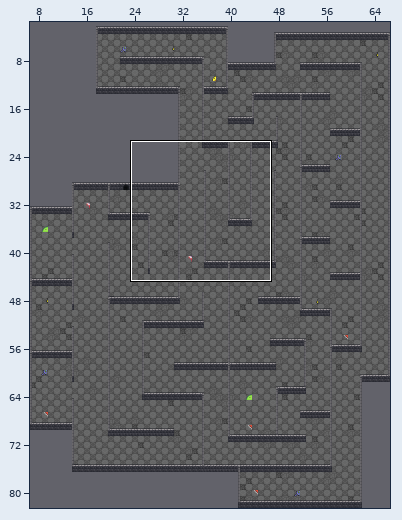
Tiled map -- assests/level5.tmx. The picture above shows the old version from afar; the outline marks the close-up.
Close-up. First the earlier version:
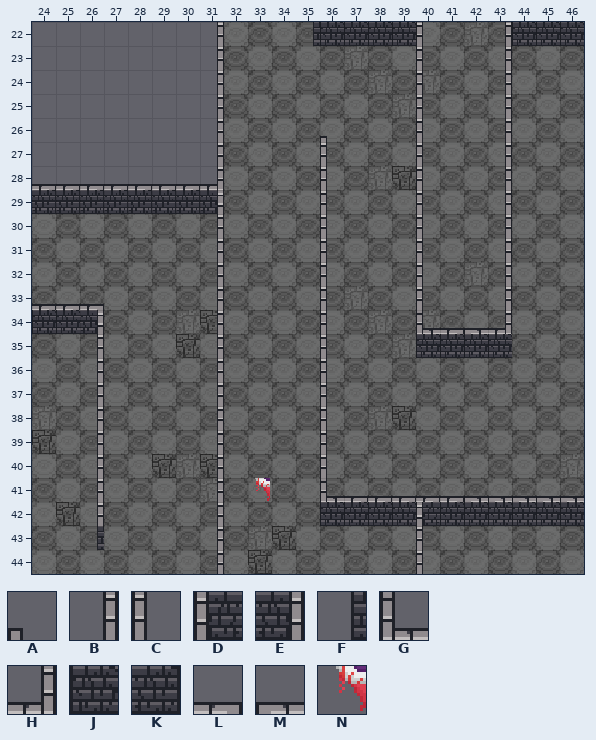
Cells are 16x16 px. Shown: x 24..46, y 22..44.
Key: from "dungeon_tiles": A 3, B 34, C 35, D 36, E 37, F 66, G 68, H 69, J 100, K 101, L 102, M 103, N 512.
_ is an empty cell.
Objects are placed by their top-left corner, in cells (3,4 is the top-left corner of cell 3,4); size is 1x1 cell unless given.
Layers that did not change in this view are not listed.
Layer "Wall" before, first column x 24:
22 _______B____JJJJC__BJJJ
23 _______B________C__B___
24 _______B________C__B___
25 _______B________C__B___
26 _______B________C__B___
27 _______B____C___C__B___
28 LLLLLLLH____C___C__B___
29 KKKKKKKE____C___C__B___
30 _______B____C___C__B___
31 _______B____C___C__B___
32 _______B____C___C__B___
33 _______B____C___C__B___
34 JJE____B____C___G__H___
35 __B____B____C___JJJJ___
36 __B____B____C__________
37 __B____B____C__________
38 __B____B____C__________
39 __B____B____C__________
40 __B____B____C__________
41 __B____B____G__________
42 __B____B____JJJJDJJJJJJ
43 __F____B________C______
44 _______B________C______
Layer "Fake Wall" before, first column x 24:
22 ___________F___________
23 _______________________
24 _______________________
25 _______________________
26 ____________A__________
27 _______________________
28 _______________________
29 _______________________
30 _______________________
31 _______________________
32 _______________________
33 LLL____________________
34 _________________LM____
35 _______________________
36 _______________________
37 _______________________
38 _______________________
39 _______________________
40 _______________________
41 _____________LLLLLMMMMM
42 _______________________
43 _______________________
44 _______________________
Objects on layer "Eyes" before:
N "Eye1" at 32.9,41
After:
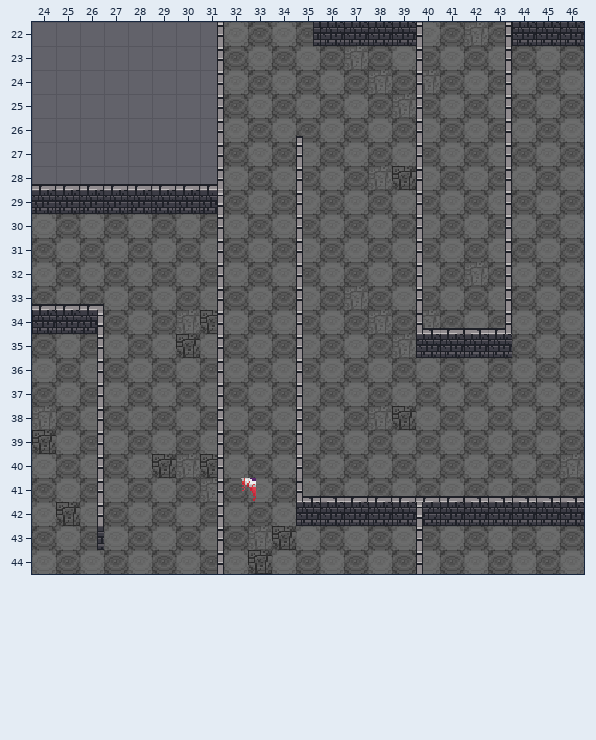
Diff:
Layer "Eyes":
Object N "Eye1" at 32.9,41 becomes N "Eye1" at 32.3,41.
Layer "Wall":
Tile C is added in rows 27 to 40 at x 35.
Tile G is added in row 41 at x 35.
Tile J is added in row 42 at x 35.
Tile M replaces tile G in row 41 at x 36.
Tile C is removed in rows 27 to 40 at x 36.
Layer "Fake Wall":
Tile A is added in row 26 at x 35.
Tile A is removed in row 26 at x 36.
Pixel boxes of the changes (left, top, right, bottom) in both close-ups:
changed: (296, 136, 327, 526)
changed: (241, 478, 270, 501)
